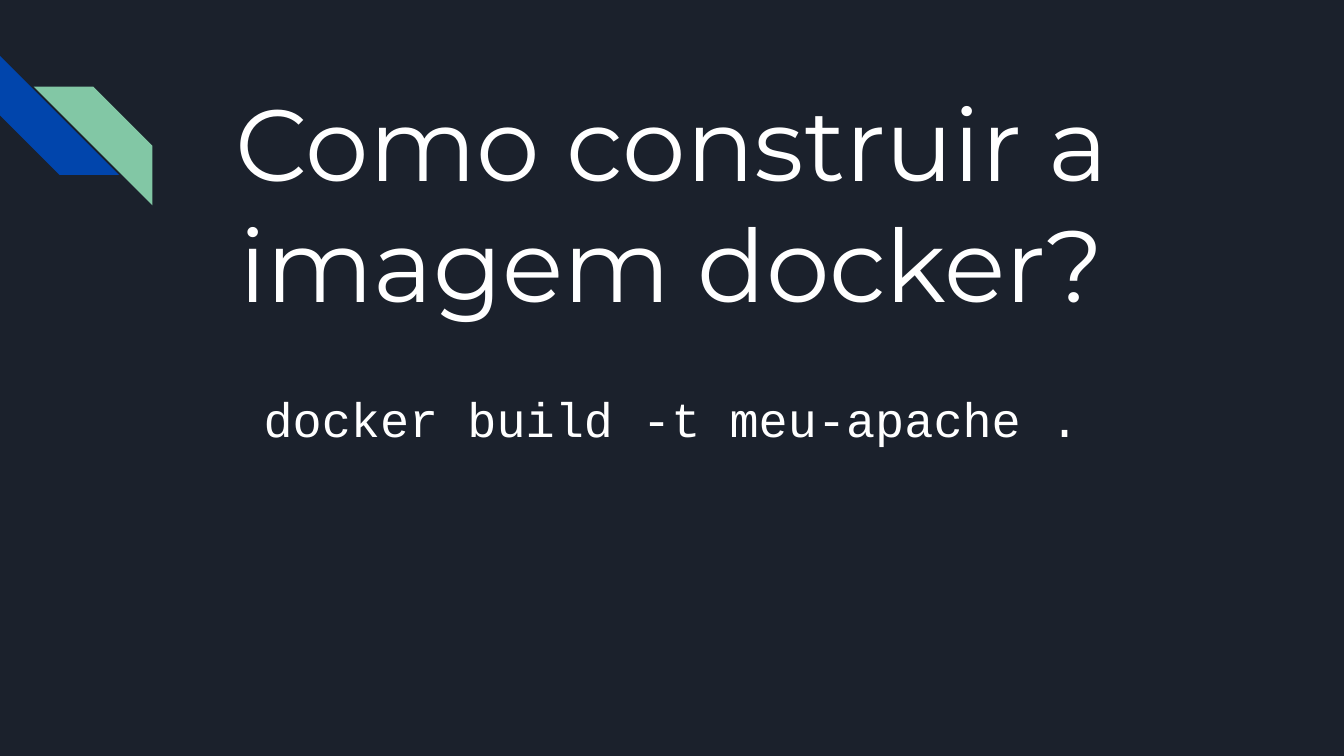
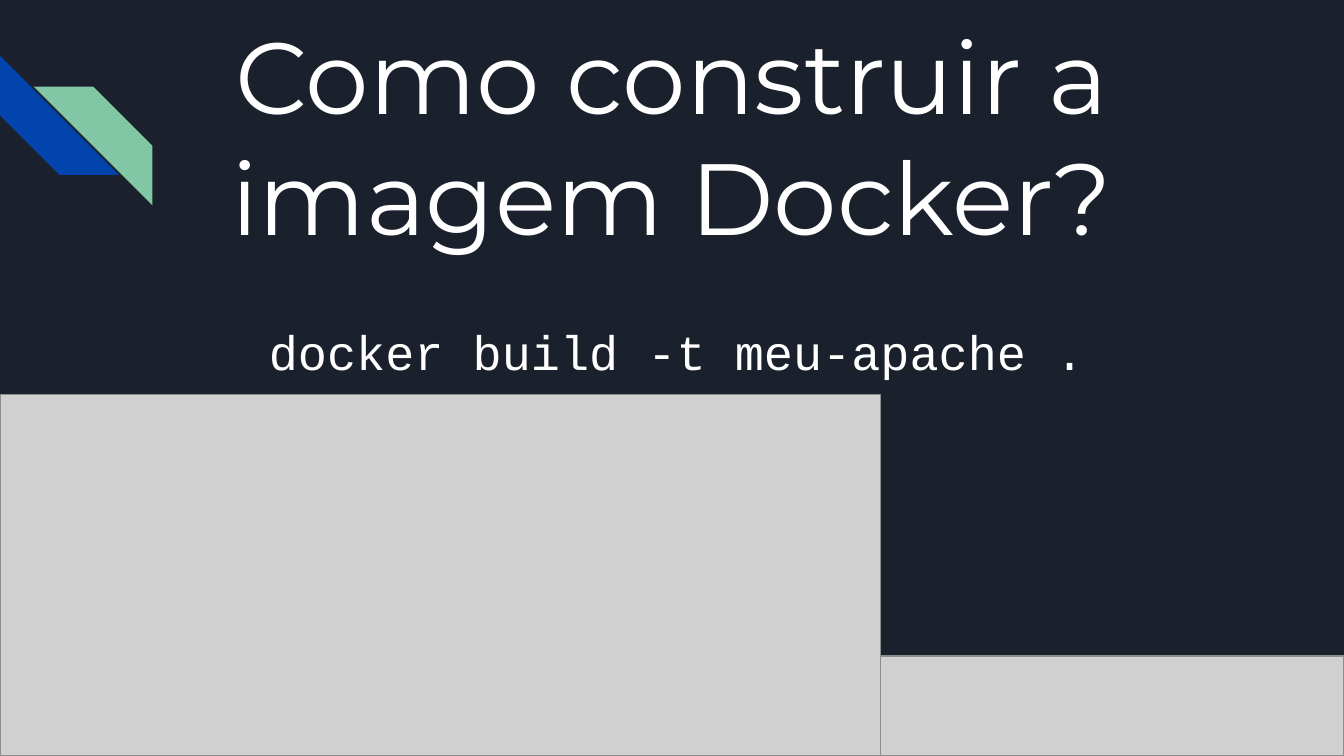
Before and after one commit to RafaelCecchin/aula-docker, a slide deck: slide 35 of slides/Introdução ao Docker.pptx (slide 32 before the commit). Drawn at 1344x756 pixels with LibreOffice and Linux fonts; fonts in the diff are those of the drawing; grey boxes stand for pictures. Boxes give left, top, right and bottom in pixels: in the first picture for what was removed or moved away, otherwise in the second. Text is boxed around its words. In the diff, an @@ line names an element or a change of style, - is before the commit and + after.

```diff
--- a/slides/Introdução ao Docker.pptx
+++ b/slides/Introdução ao Docker.pptx
@@ title at box(232, 39, 1111, 255): text changed @@
-Como construir a imagem docker?
+Como construir a imagem Docker?
@@ text "docker build -t meu-apache .": place and size @@
-text "docker build -t meu-apache ." at box(264, 402, 1021, 447)
+text "docker build -t meu-apache ." at box(269, 335, 1026, 380)
@@ picture added at box(0, 395, 880, 756) @@
@@ picture added at box(880, 656, 1344, 755) @@
```
Also in this commit, not shown: 14 other slides changed, 3 slides added, 1 other file.
